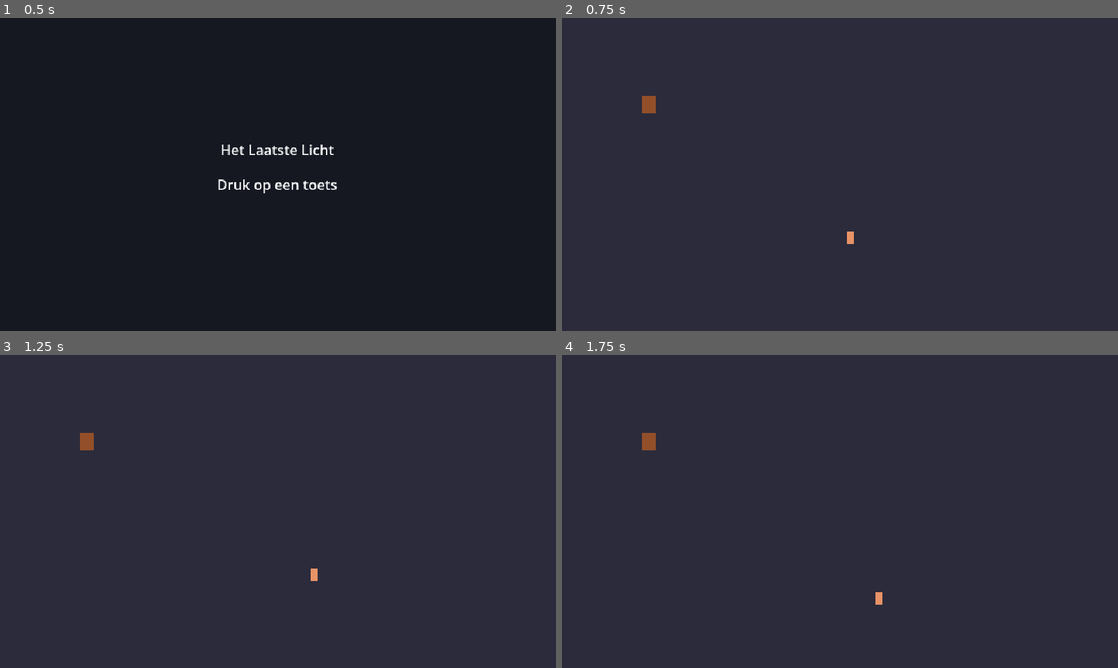
Above: before the commit, frames 1-4 (two rows, left to right).
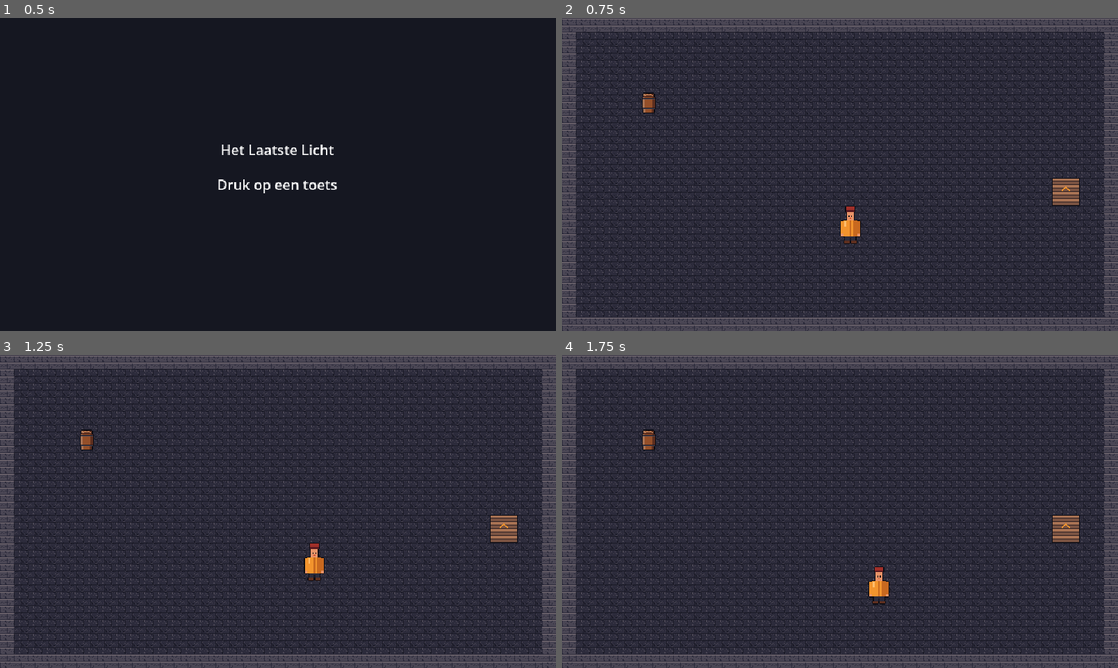
Above: after the commit, the same moments.

Repository: LetKainPlay/LastLight
Game: Godot game, scene res://scenes/main.tscn
Two runs of this game, one before a commit and one after it. Both use one fixed random seed, a clock stepped at 60 frames per second and the inputs below.
Inputs:
- Up to frame 1 (0.5 s): no input
- Up to frame 2 (0.75 s): tap Enter at 0.5 s; hold D (move_right) from 0.53 s (still down); hold E (interact) from 0.53 s (still down)
- Up to frame 3 (1.25 s): keep holding D (move_right); keep holding E (interact)
- Up to frame 4 (1.75 s): release D (move_right) at 1.28 s; release E (interact) at 1.28 s; hold S (move_down) from 1.28 s (still down); tap E (interact) at 1.35 s

Frame 1 is identical in both runs. In frame 2, 19% of the frame differs, in the area x 0-100%, y 0-100%; in frame 3, 19%; in frame 4, 19%.

Commit message:
Generate placeholder art from code: tools/generate_assets.py, PNGs, scene references, CI check
Co-Authored-By: Claude Sonnet 5.5 <noreply@anthropic.com>
Claude-Session: https://claude.ai/code/session_01Ehtwrq3Ai3VT9oAyBp9NAd

Diff:
--- a/scenes/player/player.tscn
+++ b/scenes/player/player.tscn
@@ -1,6 +1,8 @@
-[gd_scene load_steps=3 format=3]
+[gd_scene load_steps=4 format=3]
 
 [ext_resource type="Script" path="res://scenes/player/player.gd" id="1"]
+
+[ext_resource type="Texture2D" path="res://art/sprites/char_keeper_idle.png" id="2"]
 
 [sub_resource type="RectangleShape2D" id="1"]
 size = Vector2(8, 6)
@@ -13,6 +15,9 @@
 [node name="CollisionShape2D" type="CollisionShape2D" parent="."]
 shape = SubResource("1")
 
-[node name="Visual" type="Polygon2D" parent="."]
-color = Color(0.909804, 0.701961, 0.580392, 1)
-polygon = PackedVector2Array(-4, -14, 4, -14, 4, 0, -4, 0)
+[node name="Visual" type="Node2D" parent="."]
+
+[node name="Sprite" type="Sprite2D" parent="Visual"]
+texture = ExtResource("2")
+centered = false
+offset = Vector2(-14, -44)
--- a/scenes/rooms/keepers_quarters.tscn
+++ b/scenes/rooms/keepers_quarters.tscn
@@ -1,8 +1,12 @@
-[gd_scene load_steps=8 format=3]
+[gd_scene load_steps=14 format=3]
 
 [ext_resource type="Script" path="res://scenes/rooms/keepers_quarters.gd" id="1"]
 [ext_resource type="Script" path="res://scenes/rooms/room_exit.gd" id="2"]
 [ext_resource type="PackedScene" path="res://scenes/lighthouse/interactable.tscn" id="3"]
+[ext_resource type="Texture2D" path="res://art/tiles/tile_stone_floor.png" id="tf"]
+[ext_resource type="Texture2D" path="res://art/tiles/tile_stone_wall.png" id="tw"]
+[ext_resource type="Texture2D" path="res://art/sprites/prop_stairs_up.png" id="ts"]
+[ext_resource type="Texture2D" path="res://art/sprites/prop_oil_barrel.png" id="tb"]
 
 [sub_resource type="RectangleShape2D" id="w0"]
 size = Vector2(640, 16)
@@ -22,10 +26,11 @@
 [node name="KeepersQuarters" type="Node2D"]
 script = ExtResource("1")
 
-[node name="Floor" type="ColorRect" parent="."]
+[node name="Floor" type="TextureRect" parent="."]
 offset_right = 640.0
 offset_bottom = 360.0
-color = Color(0.172549, 0.207843, 0.329412, 1)
+texture = ExtResource("tf")
+stretch_mode = 1
 
 [node name="Walls" type="Node2D" parent="."]
 
@@ -33,6 +38,14 @@
 position = Vector2(320, 8)
 collision_layer = 1
 collision_mask = 0
+
+[node name="Texture" type="TextureRect" parent="Walls/Top"]
+offset_left = -320.0
+offset_top = -8.0
+offset_right = 320.0
+offset_bottom = 8.0
+texture = ExtResource("tw")
+stretch_mode = 1
 
 [node name="CollisionShape2D" type="CollisionShape2D" parent="Walls/Top"]
 shape = SubResource("w0")
@@ -42,6 +55,14 @@
 collision_layer = 1
 collision_mask = 0
 
+[node name="Texture" type="TextureRect" parent="Walls/Bottom"]
+offset_left = -320.0
+offset_top = -8.0
+offset_right = 320.0
+offset_bottom = 8.0
+texture = ExtResource("tw")
+stretch_mode = 1
+
 [node name="CollisionShape2D" type="CollisionShape2D" parent="Walls/Bottom"]
 shape = SubResource("w1")
 
@@ -50,6 +71,14 @@
 collision_layer = 1
 collision_mask = 0
 
+[node name="Texture" type="TextureRect" parent="Walls/Left"]
+offset_left = -8.0
+offset_top = -180.0
+offset_right = 8.0
+offset_bottom = 180.0
+texture = ExtResource("tw")
+stretch_mode = 1
+
 [node name="CollisionShape2D" type="CollisionShape2D" parent="Walls/Left"]
 shape = SubResource("w2")
 
@@ -57,6 +86,14 @@
 position = Vector2(632, 180)
 collision_layer = 1
 collision_mask = 0
+
+[node name="Texture" type="TextureRect" parent="Walls/Right"]
+offset_left = -8.0
+offset_top = -180.0
+offset_right = 8.0
+offset_bottom = 180.0
+texture = ExtResource("tw")
+stretch_mode = 1
 
 [node name="CollisionShape2D" type="CollisionShape2D" parent="Walls/Right"]
 shape = SubResource("w3")
@@ -78,10 +115,13 @@
 [node name="CollisionShape2D" type="CollisionShape2D" parent="StairsUp"]
 shape = SubResource("exit")
 
+[node name="Sprite" type="Sprite2D" parent="StairsUp"]
+texture = ExtResource("ts")
+
 [node name="OilBarrel" parent="." instance=ExtResource("3")]
 position = Vector2(100, 100)
 hold_time = 2.0
 
-[node name="Body" type="Polygon2D" parent="OilBarrel"]
-color = Color(0.580392, 0.376471, 0.227451, 1)
-polygon = PackedVector2Array(-8, -10, 8, -10, 8, 10, -8, 10)
+[node name="Body" type="Sprite2D" parent="OilBarrel"]
+texture = ExtResource("tb")
+offset = Vector2(0, -2)
--- a/scenes/rooms/lantern_room.tscn
+++ b/scenes/rooms/lantern_room.tscn
@@ -1,8 +1,11 @@
-[gd_scene load_steps=8 format=3]
+[gd_scene load_steps=14 format=3]
 
 [ext_resource type="Script" path="res://scenes/rooms/room.gd" id="1"]
 [ext_resource type="Script" path="res://scenes/rooms/room_exit.gd" id="2"]
 [ext_resource type="PackedScene" path="res://scenes/lighthouse/lantern.tscn" id="3"]
+[ext_resource type="Texture2D" path="res://art/tiles/tile_stone_floor.png" id="tf"]
+[ext_resource type="Texture2D" path="res://art/tiles/tile_stone_wall.png" id="tw"]
+[ext_resource type="Texture2D" path="res://art/sprites/prop_stairs_down.png" id="ts"]
 
 [sub_resource type="RectangleShape2D" id="w0"]
 size = Vector2(640, 16)
@@ -22,10 +25,11 @@
 [node name="LanternRoom" type="Node2D"]
 script = ExtResource("1")
 
-[node name="Floor" type="ColorRect" parent="."]
+[node name="Floor" type="TextureRect" parent="."]
 offset_right = 640.0
 offset_bottom = 360.0
-color = Color(0.290196, 0.333333, 0.470588, 1)
+texture = ExtResource("tf")
+stretch_mode = 1
 
 [node name="Walls" type="Node2D" parent="."]
 
@@ -33,6 +37,14 @@
 position = Vector2(320, 8)
 collision_layer = 1
 collision_mask = 0
+
+[node name="Texture" type="TextureRect" parent="Walls/Top"]
+offset_left = -320.0
+offset_top = -8.0
+offset_right = 320.0
+offset_bottom = 8.0
+texture = ExtResource("tw")
+stretch_mode = 1
 
 [node name="CollisionShape2D" type="CollisionShape2D" parent="Walls/Top"]
 shape = SubResource("w0")
@@ -42,6 +54,14 @@
 collision_layer = 1
 collision_mask = 0
 
+[node name="Texture" type="TextureRect" parent="Walls/Bottom"]
+offset_left = -320.0
+offset_top = -8.0
+offset_right = 320.0
+offset_bottom = 8.0
+texture = ExtResource("tw")
+stretch_mode = 1
+
 [node name="CollisionShape2D" type="CollisionShape2D" parent="Walls/Bottom"]
 shape = SubResource("w1")
 
@@ -50,6 +70,14 @@
 collision_layer = 1
 collision_mask = 0
 
+[node name="Texture" type="TextureRect" parent="Walls/Left"]
+offset_left = -8.0
+offset_top = -180.0
+offset_right = 8.0
+offset_bottom = 180.0
+texture = ExtResource("tw")
+stretch_mode = 1
+
 [node name="CollisionShape2D" type="CollisionShape2D" parent="Walls/Left"]
 shape = SubResource("w2")
 
@@ -57,6 +85,14 @@
 position = Vector2(632, 180)
 collision_layer = 1
 collision_mask = 0
+
+[node name="Texture" type="TextureRect" parent="Walls/Right"]
+offset_left = -8.0
+offset_top = -180.0
+offset_right = 8.0
+offset_bottom = 180.0
+texture = ExtResource("tw")
+stretch_mode = 1
 
 [node name="CollisionShape2D" type="CollisionShape2D" parent="Walls/Right"]
 shape = SubResource("w3")
@@ -77,3 +113,6 @@
 
 [node name="Lantern" parent="." instance=ExtResource("3")]
 position = Vector2(320, 180)
+
+[node name="Sprite" type="Sprite2D" parent="StairsDown"]
+texture = ExtResource("ts")
Binary file added: art/sprites/char_keeper_idle.png
Not shown, added: art/sprites/char_keeper_idle.png.import
Binary file added: art/sprites/prop_oil_barrel.png
Not shown, added: art/sprites/prop_oil_barrel.png.import
Binary file added: art/sprites/prop_stairs_down.png
Not shown, added: art/sprites/prop_stairs_down.png.import
Binary file added: art/sprites/prop_stairs_up.png
Not shown, added: art/sprites/prop_stairs_up.png.import
Binary file added: art/tiles/tile_stone_floor.png
Not shown, added: art/tiles/tile_stone_floor.png.import
Binary file added: art/tiles/tile_stone_wall.png
Not shown, added: art/tiles/tile_stone_wall.png.import
(and 22 more such lines)
